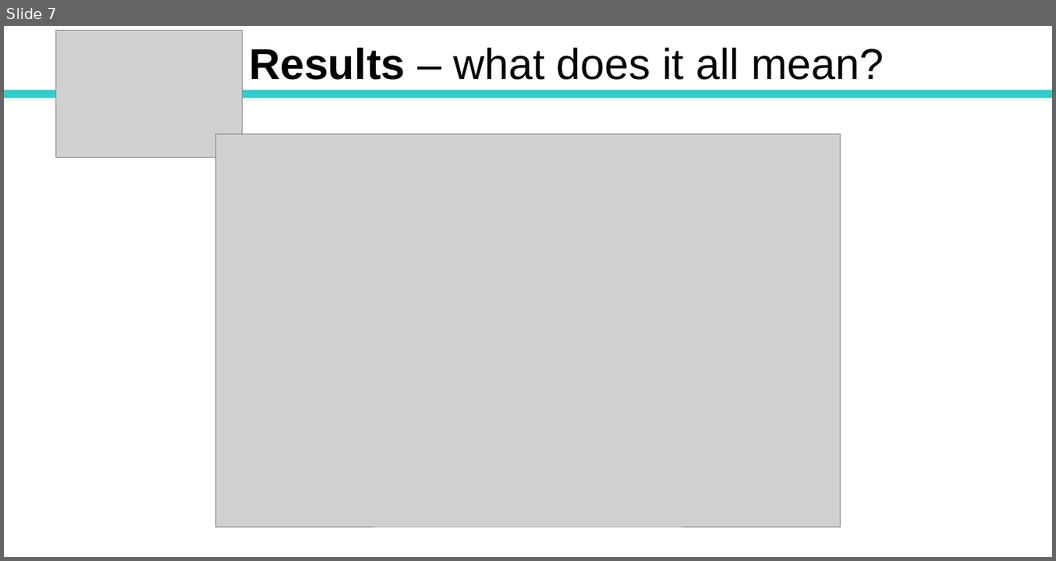
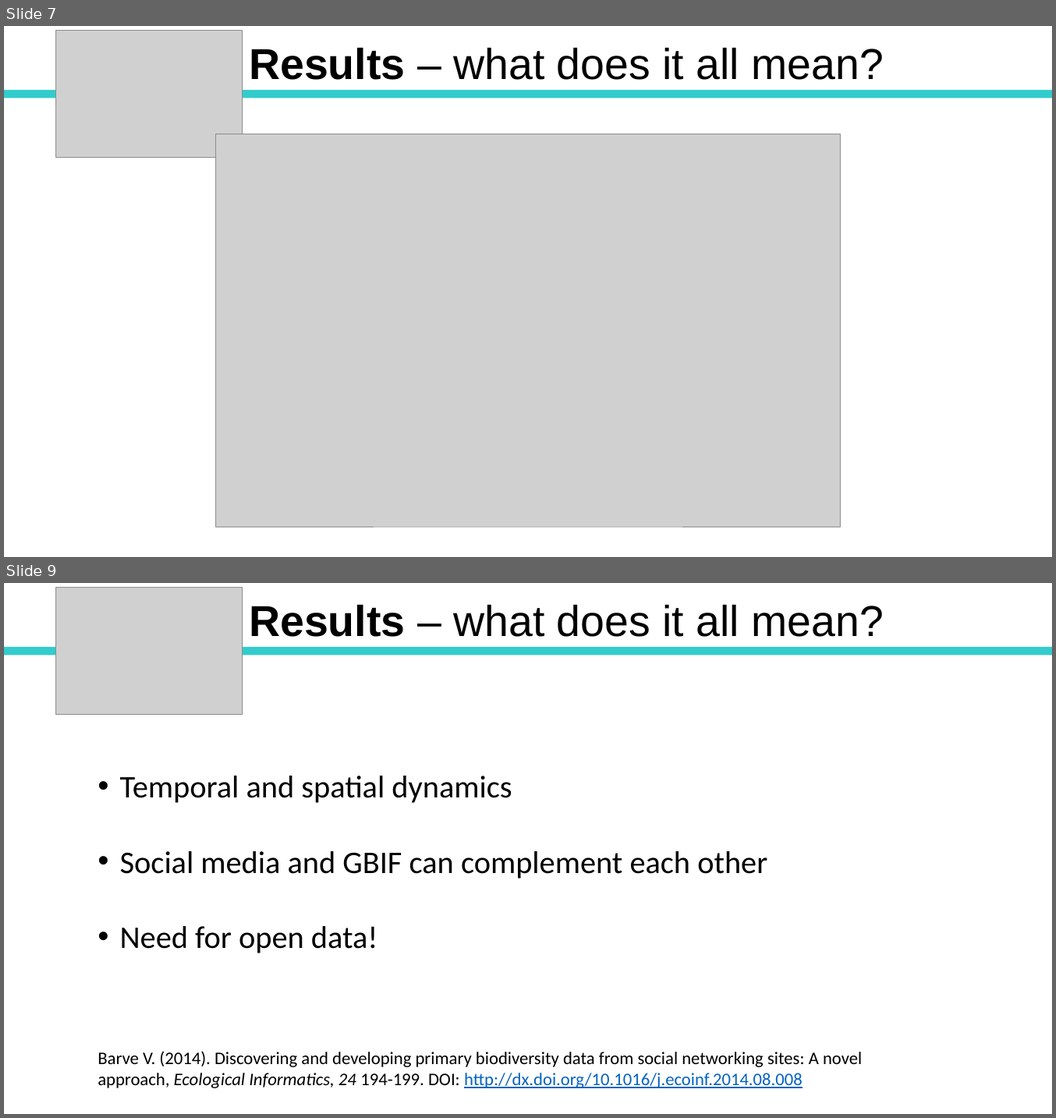
Before and after one commit to ourcodingclub/SEECC-workshop, a slide deck: SEECC_Coding.pptx. Shown one above the other, each under a label of ours: slide 7 before the commit, slides 7 and 9 after it; the slides between them are not shown. The pictures are 1056x561 and 1056x1118 pixels, drawn with LibreOffice and Linux fonts; fonts in the diff are those of the drawing; grey boxes stand for pictures. Boxes give left, top, right and bottom in pixels: in the first picture for what was removed or moved away, otherwise in the second. Text is boxed around its words. In the diff, an @@ line names an element or a change of style, - is before the commit and + after.

```diff
--- a/SEECC_Coding.pptx
+++ b/SEECC_Coding.pptx
@@ slide 9 added at <box>4,583,1052,1114</box>, background #FFFFFF @@
@@ picture added at <box>55,587,242,714</box> @@
@@ text added at <box>249,604,884,637</box>, 44 pt, text #000000 @@
+Results – what does it all mean?
@@ rectangle added at <box>4,647,1052,656</box>, fill #33CCCC @@
@@ text added at <box>120,776,768,953</box>, 32 pt, text #000000 @@
+• Temporal and spatial dynamics
+• Social media and GBIF can complement each other
+• Need for open data!
@@ text added at <box>98,1051,862,1088</box>, 18 pt, text #000000 @@
+Barve V. (2014). Discovering and developing primary biodiversity data from social networking sites: A novel approach, Ecological Informatics, 24 194-199. DOI: http://dx.doi.org/10.1016/j.ecoinf.2014.08.008
```
Also in this commit, not shown: 2 slides changed.
